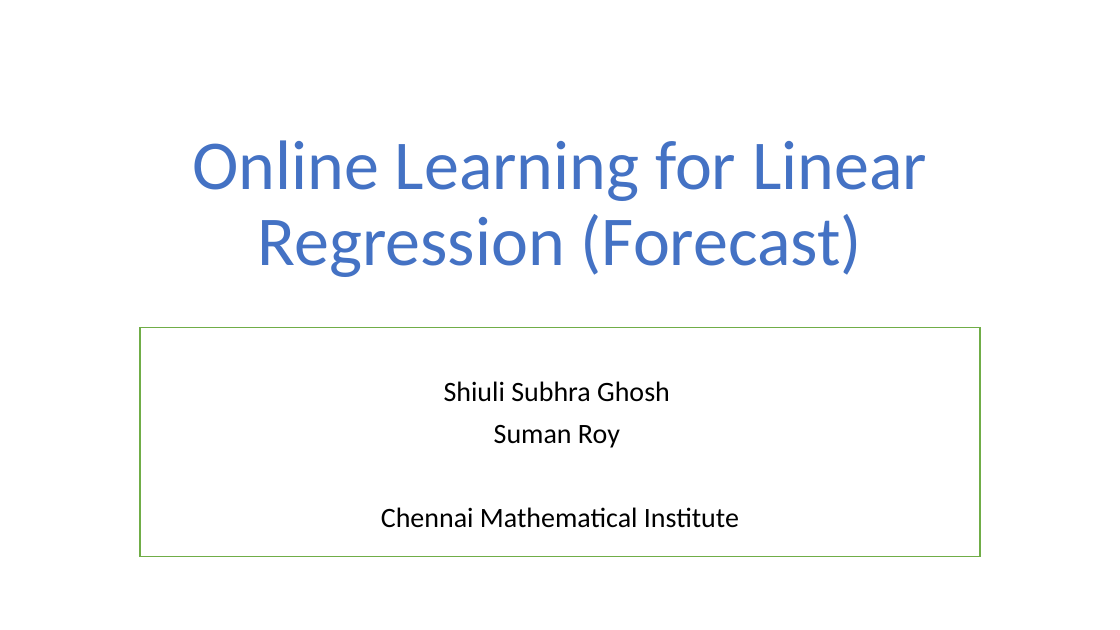
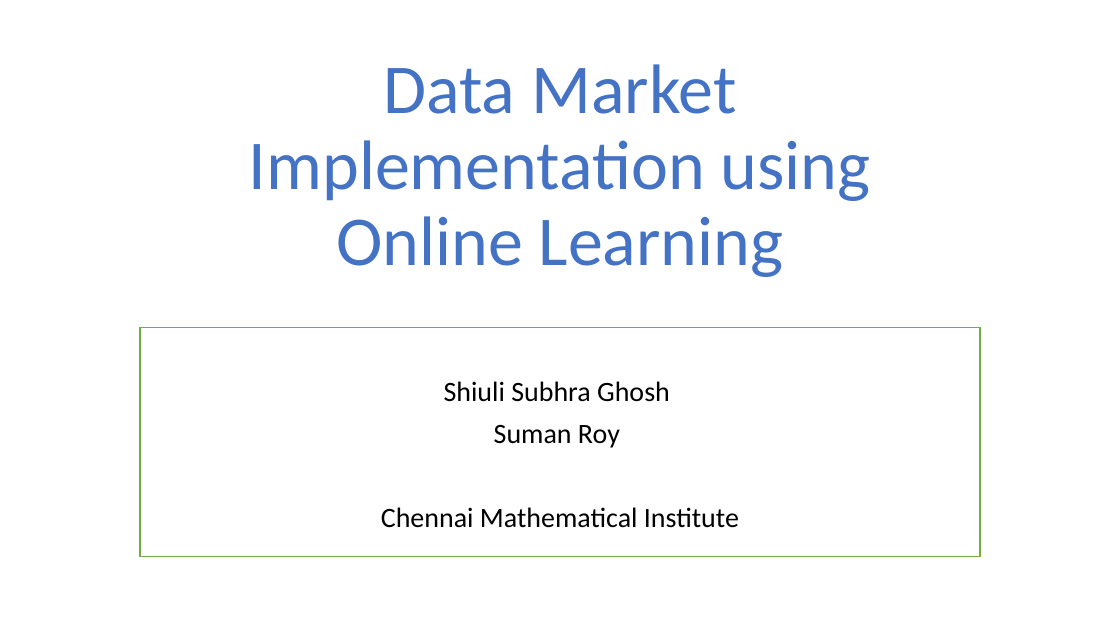
Before and after one commit to bonnya15/Data_market, a slide deck: slide 1 of Online Learning for Linear Regression (Forecast).pptx. Drawn at 1120x630 pixels with LibreOffice and Linux fonts; fonts in the diff are those of the drawing. Boxes give left, top, right and bottom in pixels: in the first picture for what was removed or moved away, otherwise in the second. Text is boxed around its words. In the diff, an @@ line names an element or a change of style, - is before the commit and + after.

Commit message:
Profit Division Function Updated using Online Learning

```diff
--- a/Online Learning for Linear Regression (Forecast).pptx
+++ b/Online Learning for Linear Regression (Forecast).pptx
@@ title at (249,64,871,277): text changed @@
-Online Learning for Linear Regression (Forecast)
+Data Market Implementation using Online Learning
```
Also in this commit, not shown: 1 slide added, 7 other files.
